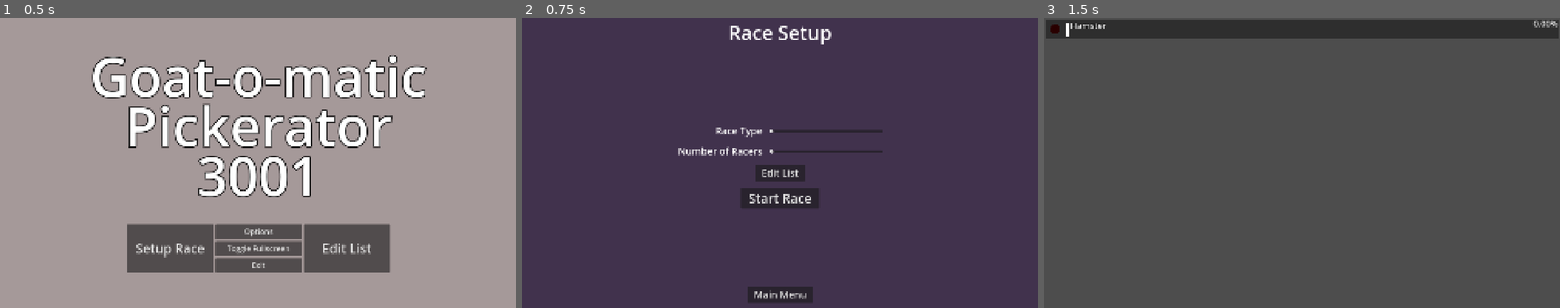
Above: before the commit, frames 1-3 (left to right).
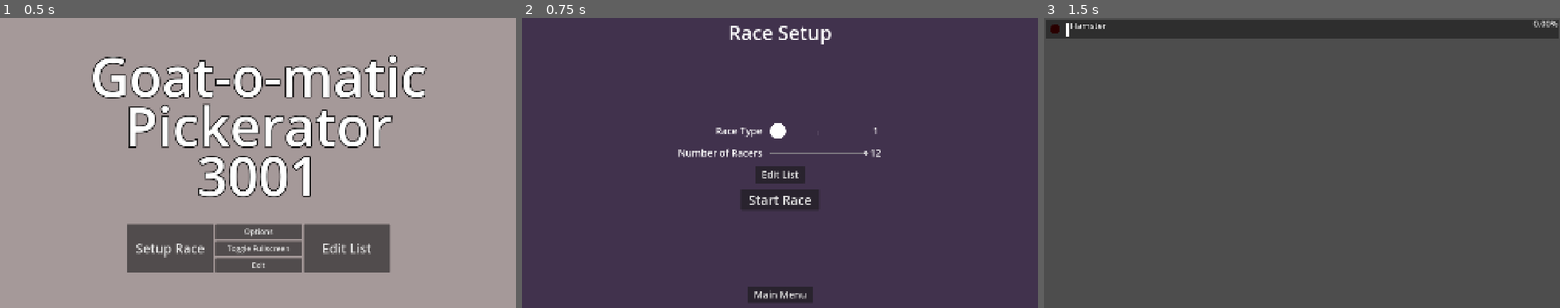
Above: after the commit, the same moments.

Repository: TheGoldenWombat/GoatPicker
Game: Godot game, scene res://hud/menu_controller.tscn
Same seed, same stepped clock (60 frames per second), same inputs: the game is played once before the commit and once after it. This scene is started directly instead of the project's main scene. Sound files missing from this copy of the repository are replaced by a short silence.
Inputs:
- Up to frame 1 (0.5 s): no input
- Up to frame 2 (0.75 s): click "Setup Race" at 0.5 s
- Up to frame 3 (1.5 s): click "Start Race" at 1.25 s

Frame 1 is identical in both runs. In frame 2, 1.3% of the frame differs, in the area x 30-70%, y 36-65%; in frame 3, nothing differs.

Commit message:
Added number of racers slider functionality

Diff:
--- a/hud/menu_controller.gd
+++ b/hud/menu_controller.gd
@@ -31,12 +31,6 @@
 		else: x.hide()
 
 
-func switch_to_setup_race_menu() -> void:
-	for x: Node in get_children():
-		if x is RaceSetupMenu: x.show()
-		else: x.hide()
-
-
 func switch_to_list_editor() -> void:
 	for x: Node in get_children():
 		if x is ListEditor: x.show()
@@ -52,6 +46,14 @@
 func switch_to_credits_menu() -> void:
 	for x: Node in get_children():
 		if x is CreditsMenu: x.show()
+		else: x.hide()
+
+
+func switch_to_setup_race_menu() -> void:
+	race_setup_menu.number_of_racers = race_scene.get_number_of_racers()
+	race_setup_menu.init_race_setup_menu()
+	for x: Node in get_children():
+		if x is RaceSetupMenu: x.show()
 		else: x.hide()
 
 
@@ -116,5 +118,6 @@
 
 func _on_race_setup_menu_start_race_button_pressed() -> void:
 	switch_to_race_scene()
-	var race_type = int(race_setup_menu.race_type_slider.value)
+	race_scene.number_of_racers = race_setup_menu.number_of_racers
+	var race_type: int = int(race_setup_menu.race_type_slider.value)
 	race_scene.setup_race(race_type)
--- a/hud/race_scene.gd
+++ b/hud/race_scene.gd
@@ -7,6 +7,7 @@
 
 # Add top 3 leaderboard
 # Add abort button
+#  - Abort button removes all racers
 # Modify Racers to spawn inside of a grid container
 
 
@@ -16,7 +17,7 @@
 
 @export_group("Racers")
 #@export var racer_scene: PackedScene
-@export_range(0, 12) var max_racers: int
+@export_range(0, 12) var max_racers: int = 12
 
 @export_group("SFX")
 @export var sfx_reel_spin: AudioStreamPlayer
@@ -46,14 +47,24 @@
 	stop_all_audio()
 	remove_racers()
 	y_offset = 0
-	number_of_racers = max_racers
 	# Get choices array, adjust # of racers, shuffle the array, and spawn racers
-	choices_array = get_choices_array(list_path)
-	var number_of_choices: int = choices_array.size()
-	if number_of_choices < number_of_racers: number_of_racers = number_of_choices
+	set_choices_array()
 	choices_array.shuffle()
 	choices_array.resize(number_of_racers)
 	spawn_racers(mode)
+
+
+func set_number_of_racers() -> void:
+	var number_of_choices: int = choices_array.size()
+	number_of_racers = max_racers
+	if number_of_choices < number_of_racers:
+		number_of_racers = number_of_choices
+
+
+func get_number_of_racers() -> int:
+	set_choices_array()
+	set_number_of_racers()
+	return number_of_racers
 
 
 ## Removes all racers from racer_spawn
@@ -64,15 +75,20 @@
 			r.queue_free()
 
 
-## Get list of choices from choices.list and read them into an array
-func get_choices_array(path: String) -> Array:
-	var file: = FileAccess.open(path,FileAccess.READ)
+func set_choices_array() -> void:
+	var file: = FileAccess.open(list_path,FileAccess.READ)
 	var choices: String = file.get_var()
 	var array: Array = choices.split("\n")
 	#Filter null and blanks
 	array = array.filter(func(element: Variant) -> bool: return element!=null)
 	array = array.filter(func(element: Variant) -> bool: return element!="")
-	return array
+	choices_array = array
+
+
+## Get list of choices from choices.list and read them into an array
+func get_choices_array() -> Array:
+	set_choices_array()
+	return choices_array
 
 
 ## Spawns racers with three possible race modes: [br]
@@ -209,7 +225,8 @@
 # Called when the node enters the scene tree for the first time.
 func _ready() -> void:
 	#setup_race()
-	pass
+	set_choices_array()
+	set_number_of_racers()
 
 
 # Called every frame. 'delta' is the elapsed time since the previous frame.
--- a/hud/race_scene.tscn
+++ b/hud/race_scene.tscn
@@ -27,7 +27,6 @@
 layout_mode = 3
 anchors_preset = 0
 script = ExtResource("1_n55ax")
-max_racers = 12
 sfx_reel_spin = NodePath("ReelSpin")
 sfx_reel_stop = NodePath("ReelStop")
 sfx_trumpet = NodePath("Trumpet")
--- a/hud/race_setup_menu.gd
+++ b/hud/race_setup_menu.gd
@@ -2,10 +2,29 @@
 extends Control
 
 @export var race_type_slider: Slider
+@export var race_mode_label: Label
+@export var num_racers_slider: Slider
+@export var num_racers_label: Label
+
+var number_of_racers: int = 0
+
+
+func init_race_setup_menu() -> void:
+	num_racers_slider.max_value = number_of_racers
+	num_racers_slider.value = num_racers_slider.max_value
+
+
+func update_race_mode_label() -> void:
+	race_mode_label.text = str(int(race_type_slider.value))
+
+
+func update_num_racers_label() -> void:
+	num_racers_label.text = str(int(num_racers_slider.value))
+
 
 # Called when the node enters the scene tree for the first time.
 func _ready() -> void:
-	pass # Replace with function body.
+	update_race_mode_label()
 
 
 # Called every frame. 'delta' is the elapsed time since the previous frame.
@@ -24,3 +43,12 @@
 signal menu_button_pressed
 func _on_main_menu_button_pressed() -> void:
 	emit_signal("menu_button_pressed")
+
+
+func _on_race_type_slider_value_changed(_value: float) -> void:
+	update_race_mode_label()
+
+
+func _on_num_racers_slider_value_changed(_value: float) -> void:
+	update_num_racers_label()
+	number_of_racers = int(num_racers_slider.value)
--- a/hud/race_setup_menu.tscn
+++ b/hud/race_setup_menu.tscn
@@ -1,16 +1,19 @@
-[gd_scene load_steps=6 format=3 uid="uid://c8m01tw56ovff"]
+[gd_scene load_steps=8 format=3 uid="uid://c8m01tw56ovff"]
 
 [ext_resource type="Script" uid="uid://csqklni8jcf7x" path="res://hud/race_setup_menu.gd" id="1_h0jo7"]
 [ext_resource type="Theme" uid="uid://dpa7dhnrd2tve" path="res://hud/themes/race_setup_theme.tres" id="2_1y5di"]
+[ext_resource type="Texture2D" uid="uid://c0qt68x0egtvo" path="res://circle_mask.png" id="3_t4had"]
 
 [sub_resource type="StyleBoxFlat" id="StyleBoxFlat_1y5di"]
 bg_color = Color(0.2545, 0.195, 0.3, 1)
 
 [sub_resource type="StyleBoxEmpty" id="StyleBoxEmpty_t4had"]
 
+[sub_resource type="StyleBoxEmpty" id="StyleBoxEmpty_3adh0"]
+
 [sub_resource type="StyleBoxEmpty" id="StyleBoxEmpty_1y5di"]
 
-[node name="RaceSetupMenu" type="Control" node_paths=PackedStringArray("race_type_slider")]
+[node name="RaceSetupMenu" type="Control" node_paths=PackedStringArray("race_type_slider", "race_mode_label", "num_racers_slider", "num_racers_label")]
 layout_mode = 3
 anchors_preset = 15
 anchor_right = 1.0
@@ -18,7 +21,10 @@
 grow_horizontal = 2
 grow_vertical = 2
 script = ExtResource("1_h0jo7")
-race_type_slider = NodePath("PanelContainer/MarginContainer/GridContainer/CenterPanel/MarginContainer/GridContainer/GridContainer/GridContainer/RaceTypeSlider")
+race_type_slider = NodePath("PanelContainer/MarginContainer/GridContainer/CenterPanel/MarginContainer/GridContainer/GridContainer/GridContainer/HBoxContainer/RaceTypeSlider")
+race_mode_label = NodePath("PanelContainer/MarginContainer/GridContainer/CenterPanel/MarginContainer/GridContainer/GridContainer/GridContainer/HBoxContainer/ModeLabel")
+num_racers_slider = NodePath("PanelContainer/MarginContainer/GridContainer/CenterPanel/MarginContainer/GridContainer/GridContainer/GridContainer/HBoxContainer2/NumRacersSlider")
+num_racers_label = NodePath("PanelContainer/MarginContainer/GridContainer/CenterPanel/MarginContainer/GridContainer/GridContainer/GridContainer/HBoxContainer2/NumRacersLabel")
 
 [node name="PanelContainer" type="PanelContainer" parent="."]
 layout_mode = 1
@@ -82,23 +88,51 @@
 text = "Race Type"
 horizontal_alignment = 2
 
-[node name="RaceTypeSlider" type="HSlider" parent="PanelContainer/MarginContainer/GridContainer/CenterPanel/MarginContainer/GridContainer/GridContainer/GridContainer"]
+[node name="HBoxContainer" type="HBoxContainer" parent="PanelContainer/MarginContainer/GridContainer/CenterPanel/MarginContainer/GridContainer/GridContainer/GridContainer"]
+layout_mode = 2
+size_flags_horizontal = 3
+
+[node name="RaceTypeSlider" type="HSlider" parent="PanelContainer/MarginContainer/GridContainer/CenterPanel/MarginContainer/GridContainer/GridContainer/GridContainer/HBoxContainer"]
 layout_mode = 2
 size_flags_horizontal = 3
 size_flags_vertical = 4
+theme_override_icons/grabber = ExtResource("3_t4had")
+theme_override_icons/grabber_highlight = ExtResource("3_t4had")
+theme_override_styles/slider = SubResource("StyleBoxEmpty_3adh0")
 min_value = 1.0
 max_value = 3.0
 value = 1.0
+tick_count = 3
+ticks_on_borders = true
+
+[node name="ModeLabel" type="Label" parent="PanelContainer/MarginContainer/GridContainer/CenterPanel/MarginContainer/GridContainer/GridContainer/GridContainer/HBoxContainer"]
+custom_minimum_size = Vector2(50, 0)
+layout_mode = 2
+text = "1"
+horizontal_alignment = 1
 
 [node name="NumRacersLabel" type="Label" parent="PanelContainer/MarginContainer/GridContainer/CenterPanel/MarginContainer/GridContainer/GridContainer/GridContainer"]
 layout_mode = 2
 text = "Number of Racers"
 horizontal_alignment = 2
 
-[node name="NumRacersSlider" type="HSlider" parent="PanelContainer/MarginContainer/GridContainer/CenterPanel/MarginContainer/GridContainer/GridContainer/GridContainer"]
+[node name="HBoxContainer2" type="HBoxContainer" parent="PanelContainer/MarginContainer/GridContainer/CenterPanel/MarginContainer/GridContainer/GridContainer/GridContainer"]
+layout_mode = 2
+size_flags_horizontal = 3
+
+[node name="NumRacersSlider" type="HSlider" parent="PanelContainer/MarginContainer/GridContainer/CenterPanel/MarginContainer/GridContainer/GridContainer/GridContainer/HBoxContainer2"]
 layout_mode = 2
 size_flags_horizontal = 3
 size_flags_vertical = 4
+min_value = 1.0
+max_value = 12.0
+value = 1.0
+
+[node name="NumRacersLabel" type="Label" parent="PanelContainer/MarginContainer/GridContainer/CenterPanel/MarginContainer/GridContainer/GridContainer/GridContainer/HBoxContainer2"]
+custom_minimum_size = Vector2(50, 0)
+layout_mode = 2
+text = "0"
+horizontal_alignment = 1
 
 [node name="EditListButton" type="Button" parent="PanelContainer/MarginContainer/GridContainer/CenterPanel/MarginContainer/GridContainer/GridContainer"]
 layout_mode = 2
@@ -123,6 +157,8 @@
 size_flags_vertical = 3
 theme_override_styles/panel = SubResource("StyleBoxEmpty_1y5di")
 
+[connection signal="value_changed" from="PanelContainer/MarginContainer/GridContainer/CenterPanel/MarginContainer/GridContainer/GridContainer/GridContainer/HBoxContainer/RaceTypeSlider" to="." method="_on_race_type_slider_value_changed"]
+[connection signal="value_changed" from="PanelContainer/MarginContainer/GridContainer/CenterPanel/MarginContainer/GridContainer/GridContainer/GridContainer/HBoxContainer2/NumRacersSlider" to="." method="_on_num_racers_slider_value_changed"]
 [connection signal="pressed" from="PanelContainer/MarginContainer/GridContainer/CenterPanel/MarginContainer/GridContainer/GridContainer/EditListButton" to="." method="_on_edit_list_button_pressed"]
 [connection signal="pressed" from="PanelContainer/MarginContainer/GridContainer/CenterPanel/MarginContainer/GridContainer/GridContainer/StartRaceButton" to="." method="_on_start_race_button_pressed"]
 [connection signal="pressed" from="PanelContainer/MarginContainer/GridContainer/CenterPanel/MarginContainer/GridContainer/MainMenuButton" to="." method="_on_main_menu_button_pressed"]
